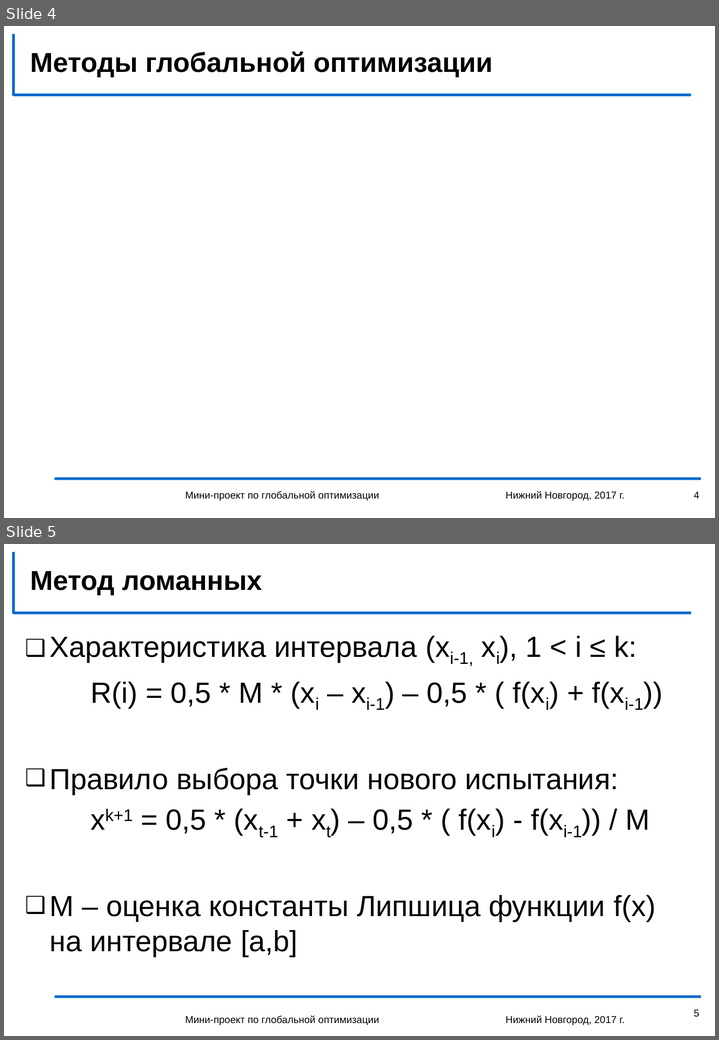
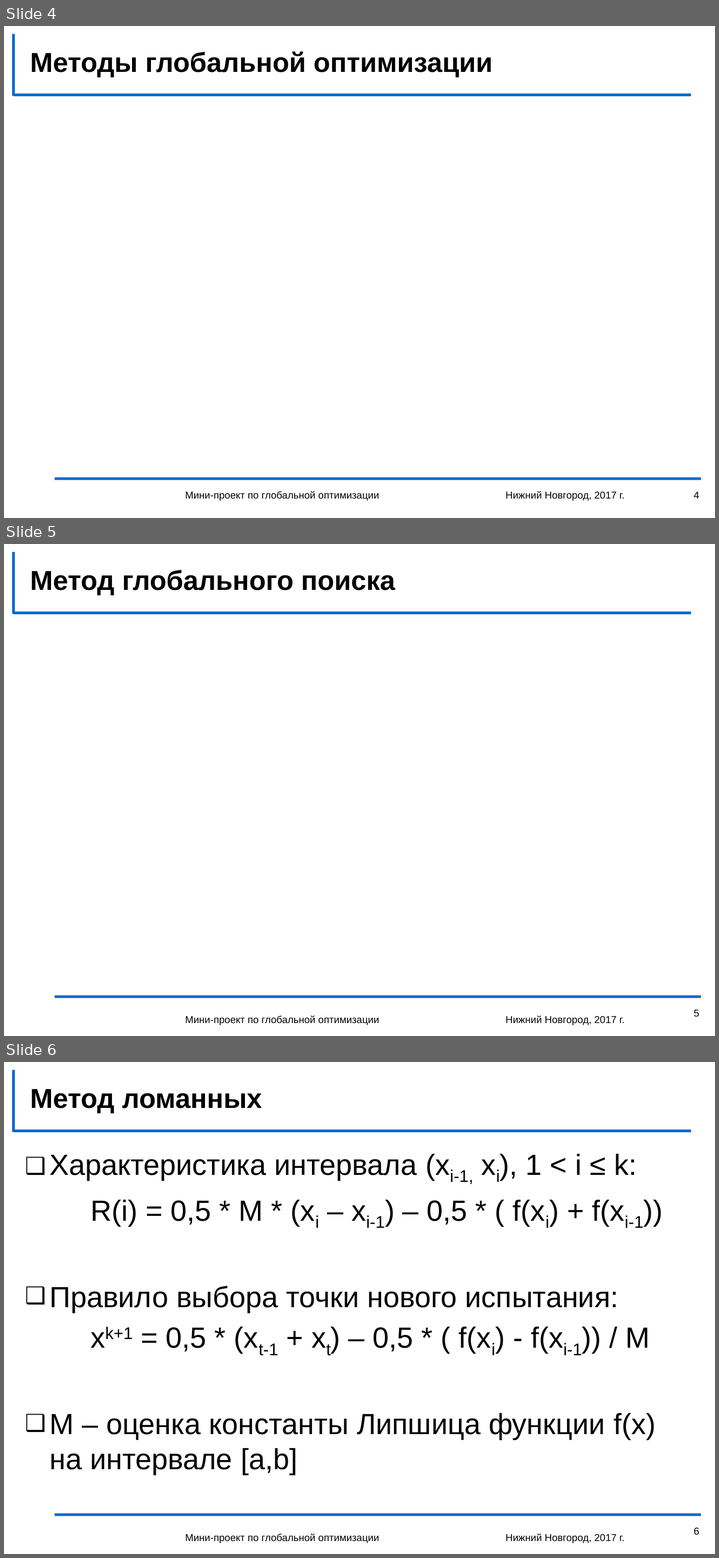
Before and after one commit to Death-Boy-Dmi/ITLabSearchForAGlobalMinimum, a slide deck: storage structure.pptx. Shown one above the other, each under a label of ours: slides 4 and 5 before the commit, slides 4, 5 and 6 after it. The pictures are 719x1040 and 719x1558 pixels, drawn with LibreOffice and Linux fonts; fonts in the diff are those of the drawing; grey boxes stand for pictures; background and template pictures are left out. Boxes give left, top, right and bottom in pixels: in the first picture for what was removed or moved away, otherwise in the second. Text is boxed around its words. In the diff, an @@ line names an element or a change of style, - is before the commit and + after.

Commit message:
Презентаха: added Метод глобального поиска

```diff
--- a/storage structure.pptx
+++ b/storage structure.pptx
@@ slide 5 added at [4,544,715,1036], background #FFFFFF; not listed: 3 template elements that a slide beside it also shows @@
@@ title added at [30,570,395,595], 30 pt, text #000000, bold @@
+Метод глобального поиска
@@ page number added at [694,1009,699,1017], 11 pt, text #000000 @@
+5
@@ text added at [185,1015,379,1025], 11 pt, text #000000 @@
+Мини-проект по глобальной оптимизации
@@ text added at [505,1015,624,1025], 11 pt, text #000000 @@
+Нижний Новгород, 2017 г.
@@ what was slide 5 is now slide 6 @@
@@ page number at [694,1527,699,1535]: text changed @@
-5
+6
```
Also in this commit, not shown: 1 slide changed.
